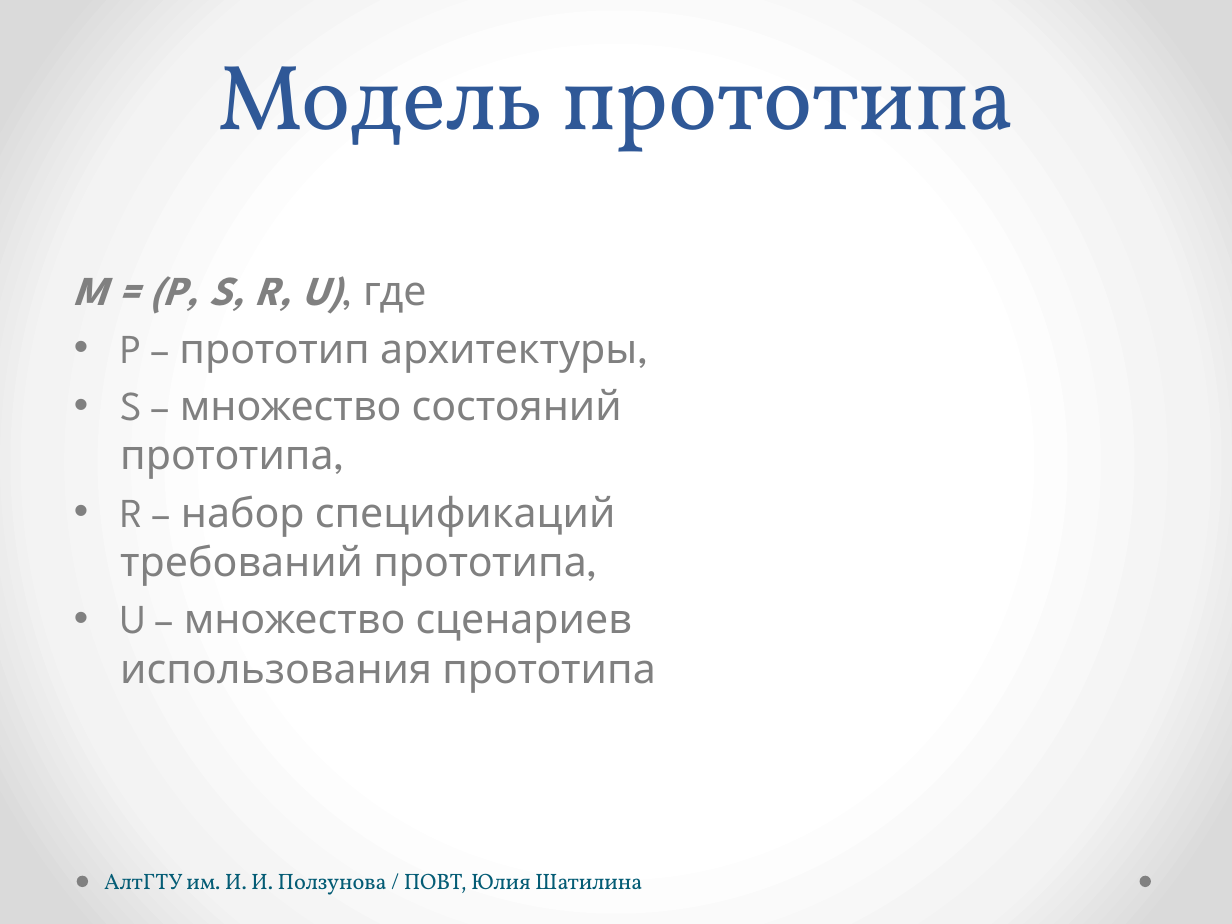
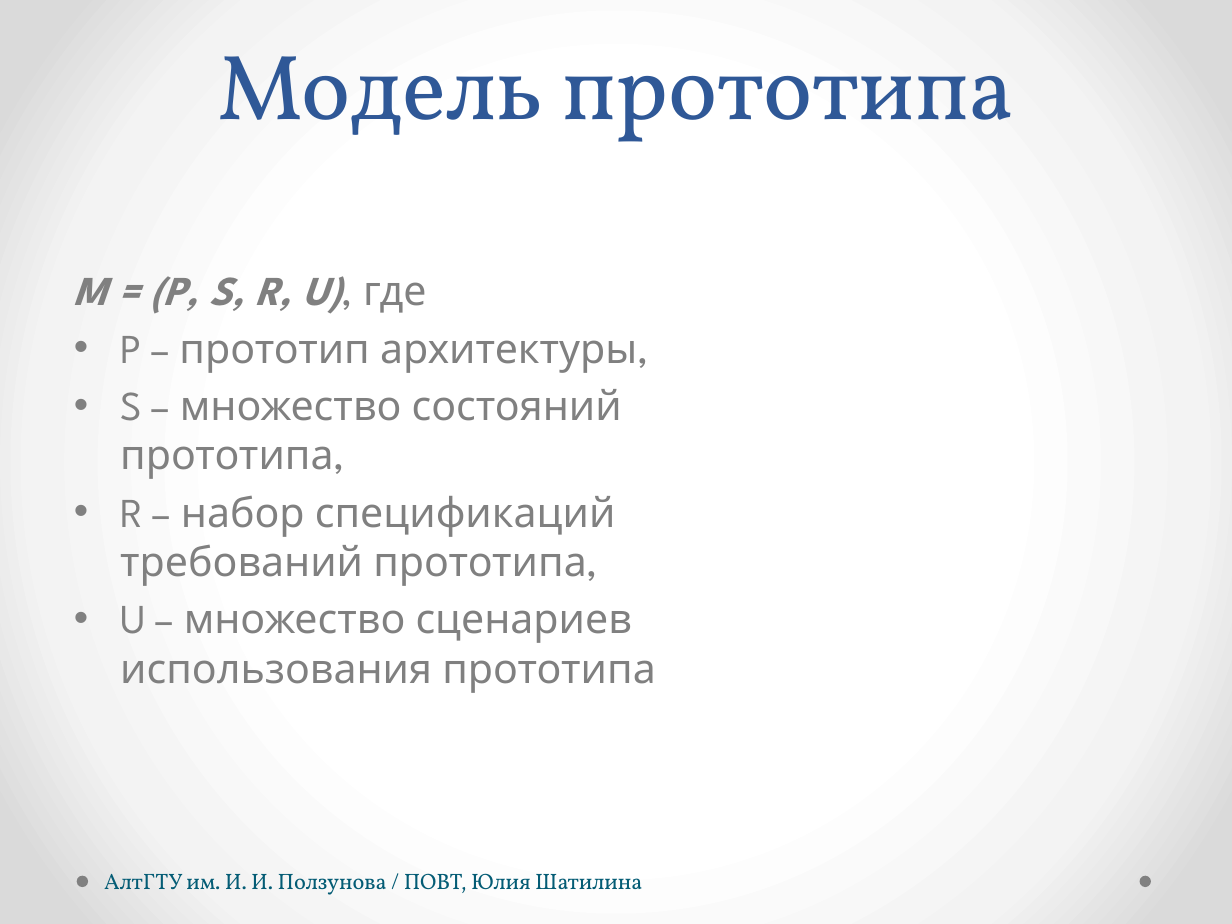
Before and after one commit to hisohito/proto-doc, a slide deck: slide 4 of shatilina.pptx. Drawn at 1232x924 pixels with LibreOffice and Linux fonts; fonts in the diff are those of the drawing. Boxes give left, top, right and bottom in pixels: in the first picture for what was removed or moved away, otherwise in the second. Text is boxed around its words. In the diff, an @@ line names an element or a change of style, - is before the commit and + after.

```diff
--- a/shatilina.pptx
+++ b/shatilina.pptx
@@ text "Модель прототипа": place and size @@
-text "Модель прототипа" at box(217, 66, 1015, 152)
+text "Модель прототипа" at box(217, 56, 1015, 142)
```
Also in this commit, not shown: 5 other slides changed.
